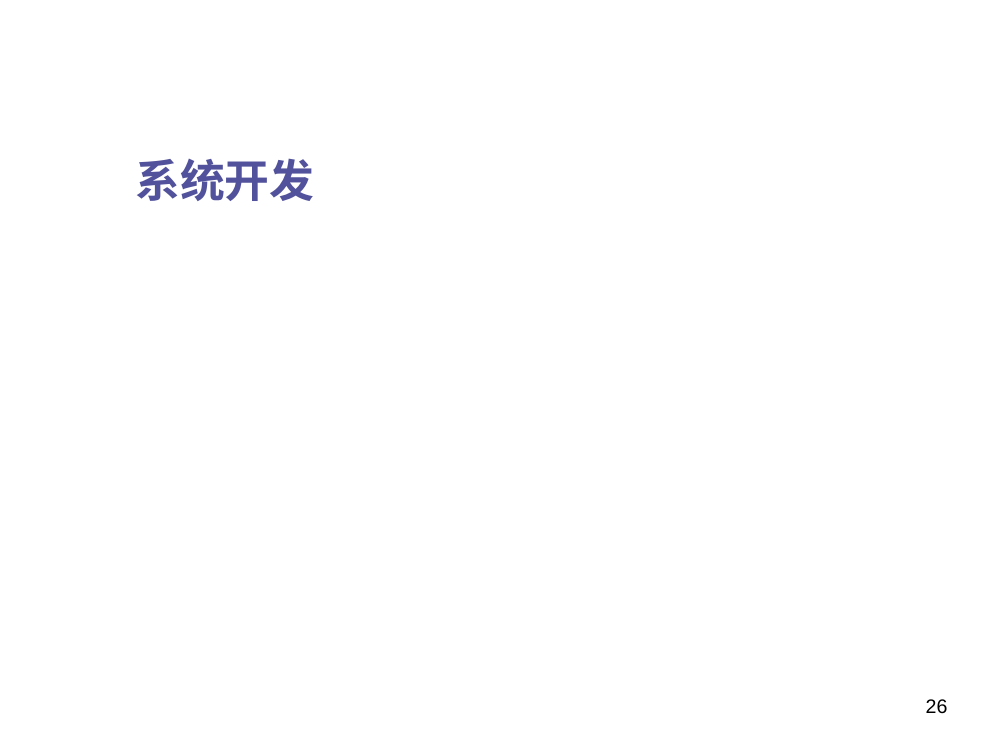
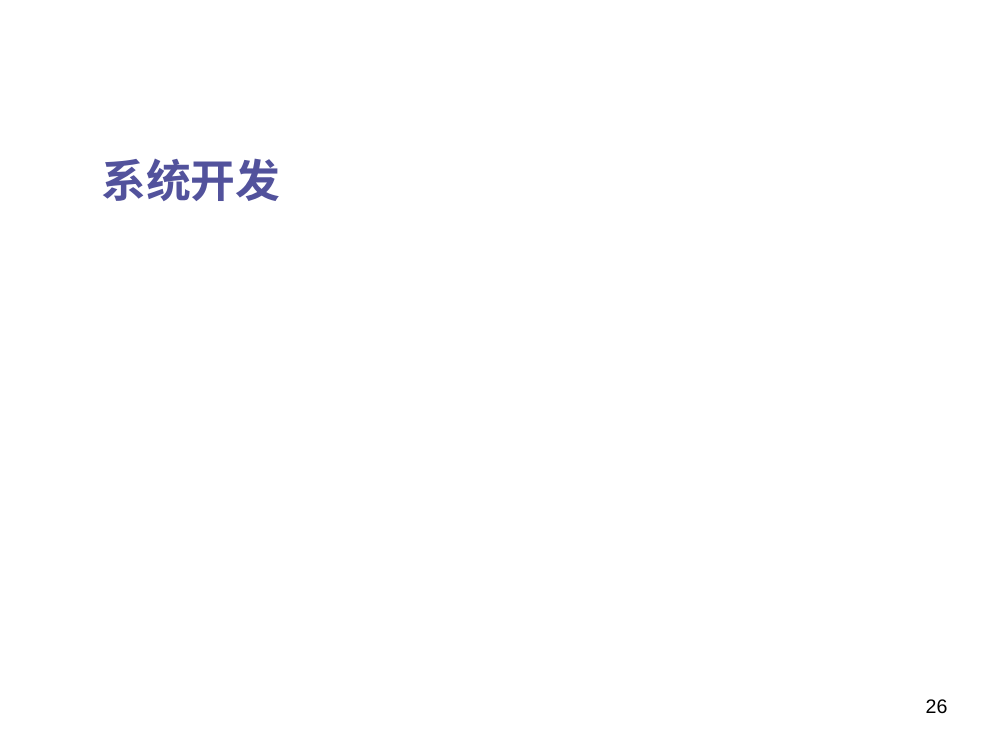
Before and after one commit to JaneBlue/PPTpaper, a slide deck: slide 26 of 思路new6 (2).pptx. Drawn at 1008x756 pixels with LibreOffice and Linux fonts; fonts in the diff are those of the drawing; background and template pictures are left out. Boxes give left, top, right and bottom in pixels: in the first picture for what was removed or moved away, otherwise in the second. Text is boxed around its words. In the diff, an @@ line names an element or a change of style, - is before the commit and + after.

```diff
--- a/思路new6 (2).pptx
+++ b/思路new6 (2).pptx
@@ text "系统开发" moved from (x1=135, y1=158, x2=314, y2=201) to (x1=101, y1=158, x2=280, y2=201) @@
```
Also in this commit, not shown: 8 other slides changed, 1 slide added.
